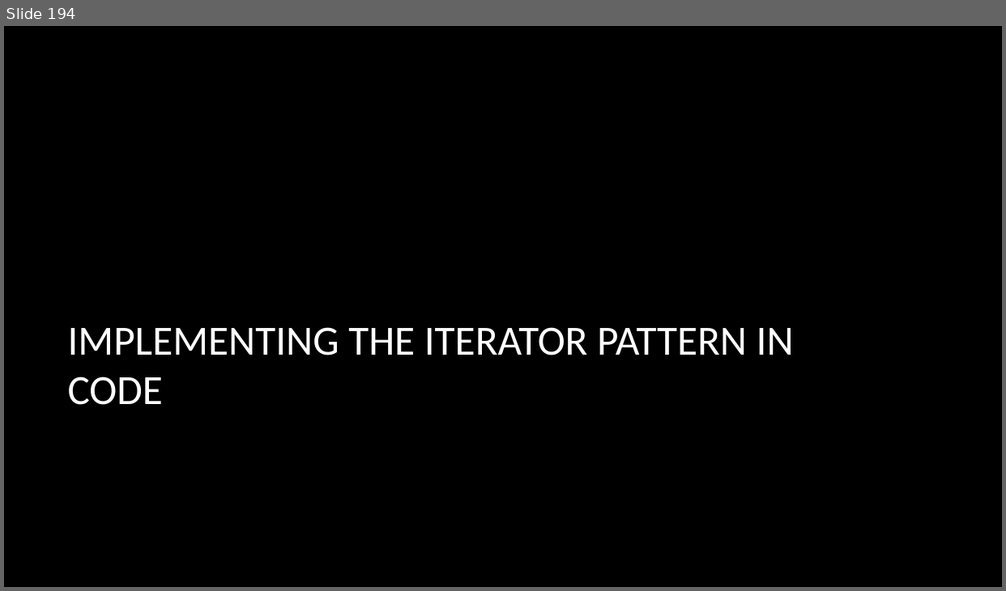
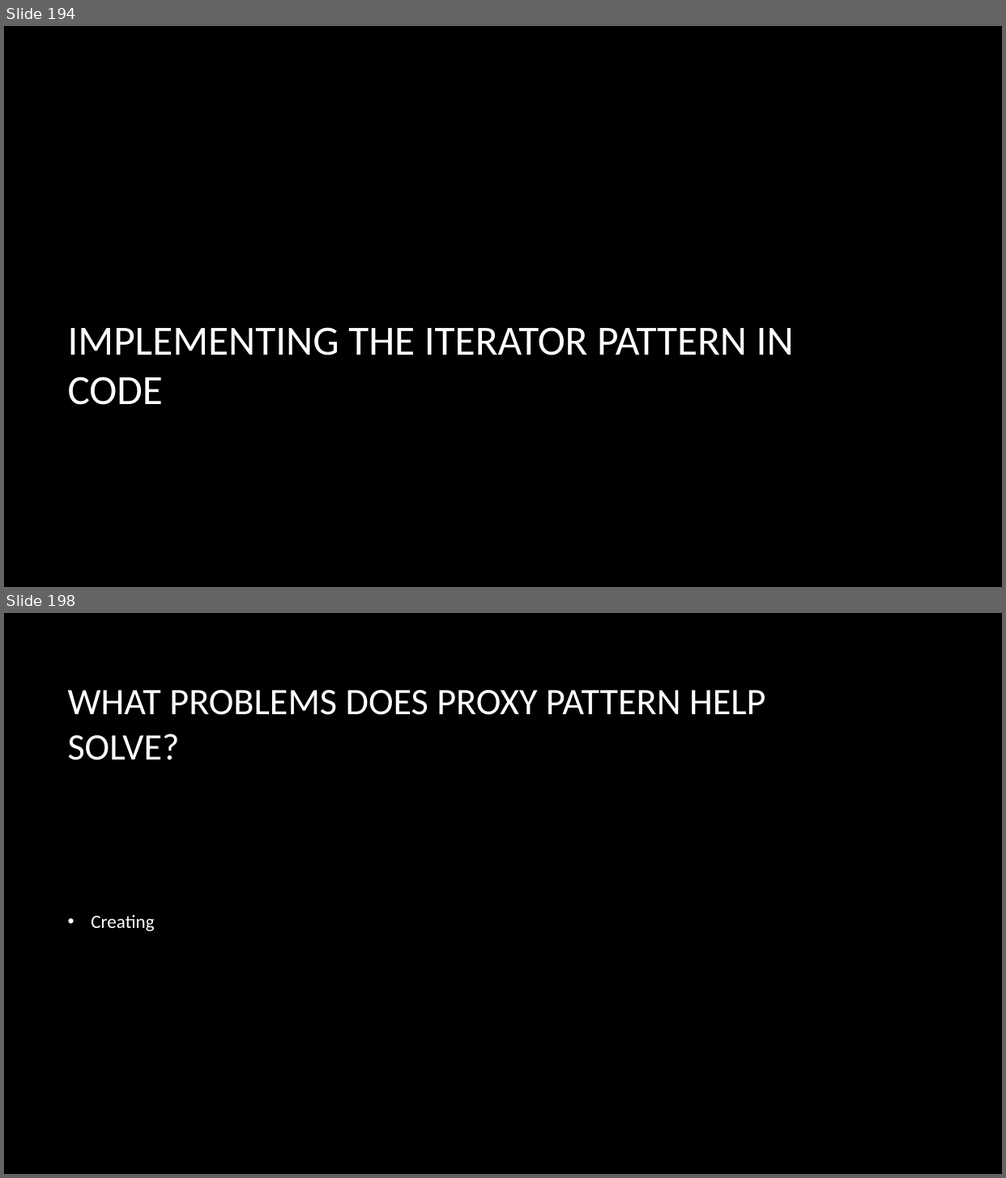
Before and after one commit to dundane/CSC360Demos, a slide deck: CSC360Demo/Design Patterns Slide Show.pptx. Shown one above the other, each under a label of ours: slide 194 before the commit, slides 194 and 198 after it; the slides between them are not shown. The pictures are 1006x591 and 1006x1178 pixels, drawn with LibreOffice and Linux fonts; fonts in the diff are those of the drawing; background and template pictures are left out. Boxes give left, top, right and bottom in pixels: in the first picture for what was removed or moved away, otherwise in the second. Text is boxed around its words. In the diff, an @@ line names an element or a change of style, - is before the commit and + after.

Commit message:
Adding Proxy and Flyweight

```diff
--- a/CSC360Demo/Design Patterns Slide Show.pptx
+++ b/CSC360Demo/Design Patterns Slide Show.pptx
@@ slide 198 added at (4, 613, 1002, 1174), background picture (left out) @@
@@ title added at (68, 690, 766, 760), 36 pt, text #FFFFFF @@
+WHAT PROBLEMS DOES PROXY PATTERN HELP SOLVE?
@@ text added at (91, 915, 154, 931), 18 pt, text #FFFFFF @@
+• Creating
```
Also in this commit, not shown: 30 other slides added, 11 other files.
